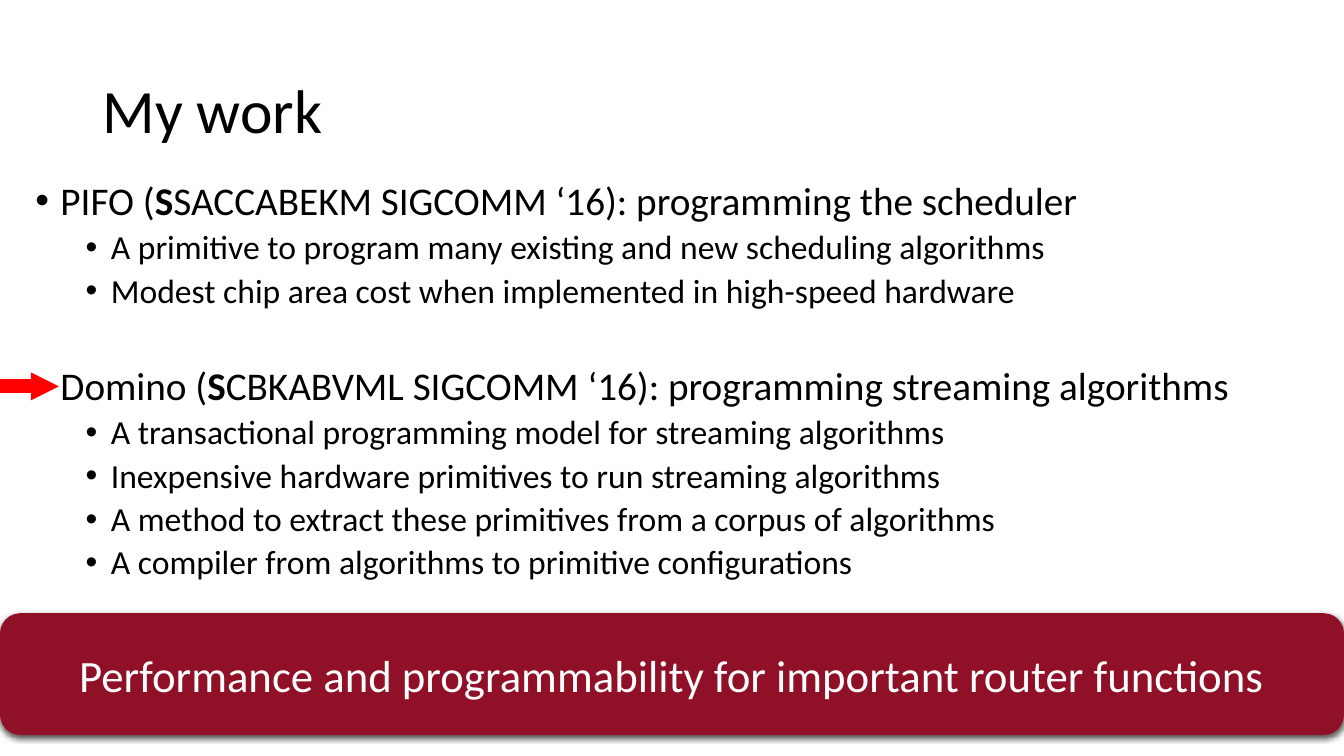
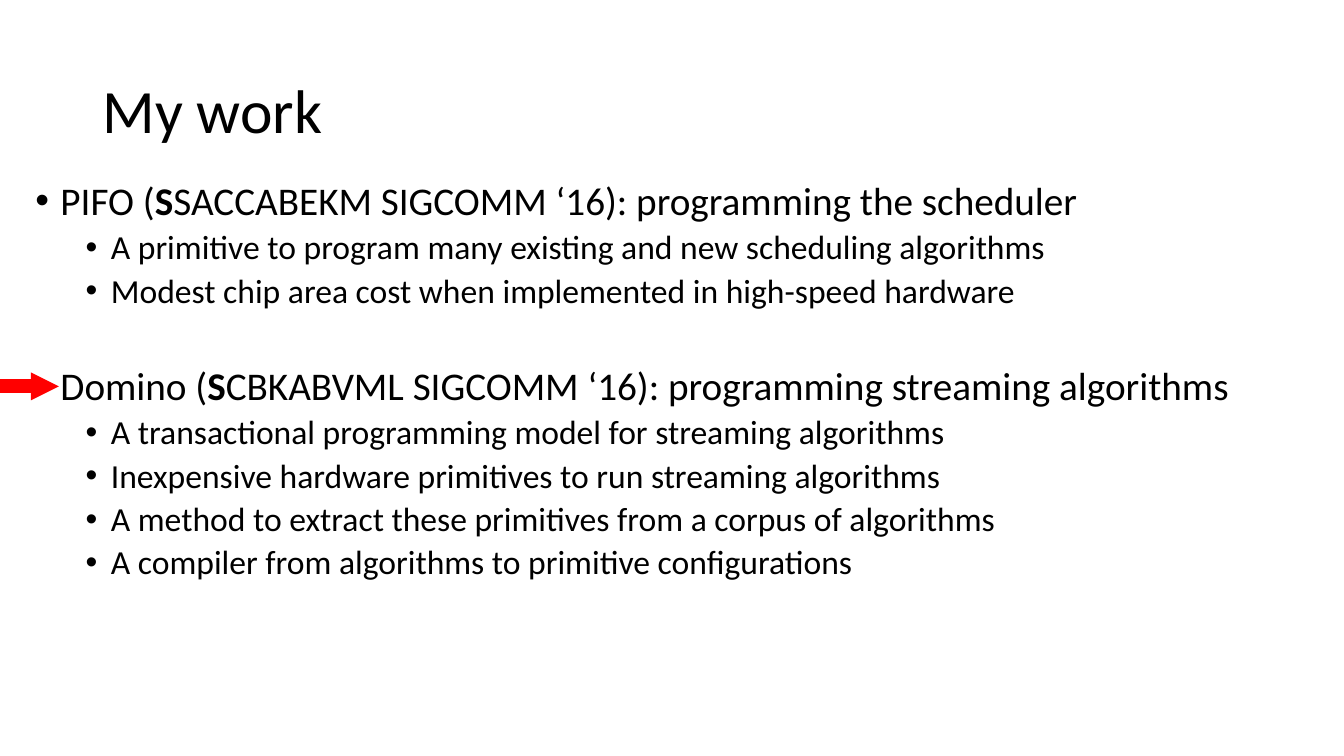
Before and after one commit to anirudhSK/pifo-domino-marple-ppts, a slide deck: slide 26 of combined_domino_pifo.pptx (slide 23 before the commit). Drawn at 1344x756 pixels with LibreOffice and Linux fonts; fonts in the diff are those of the drawing. Boxes give left, top, right and bottom in pixels: in the first picture for what was removed or moved away, otherwise in the second. Text is boxed around its words. In the diff, an @@ line names an element or a change of style, - is before the commit and + after.

```diff
--- a/combined_domino_pifo.pptx
+++ b/combined_domino_pifo.pptx
@@ rounded rectangle removed at (0, 613, 1344, 735) @@
-Performance and programmability for important router functions
```
Also in this commit, not shown: 3 other slides changed, 6 slides added.
